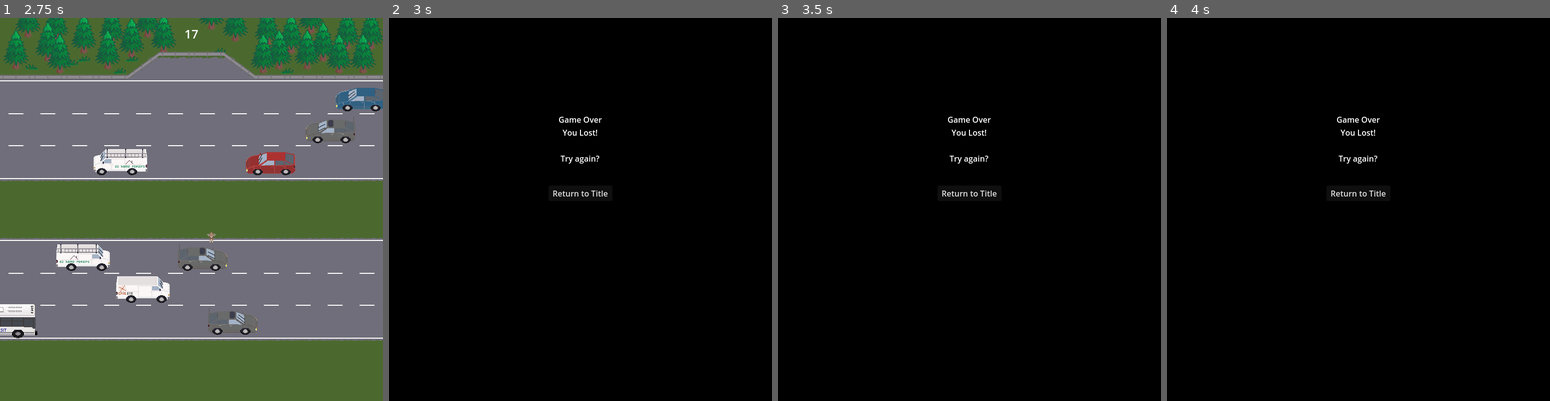
Above: before the commit, frames 1-4 (left to right).
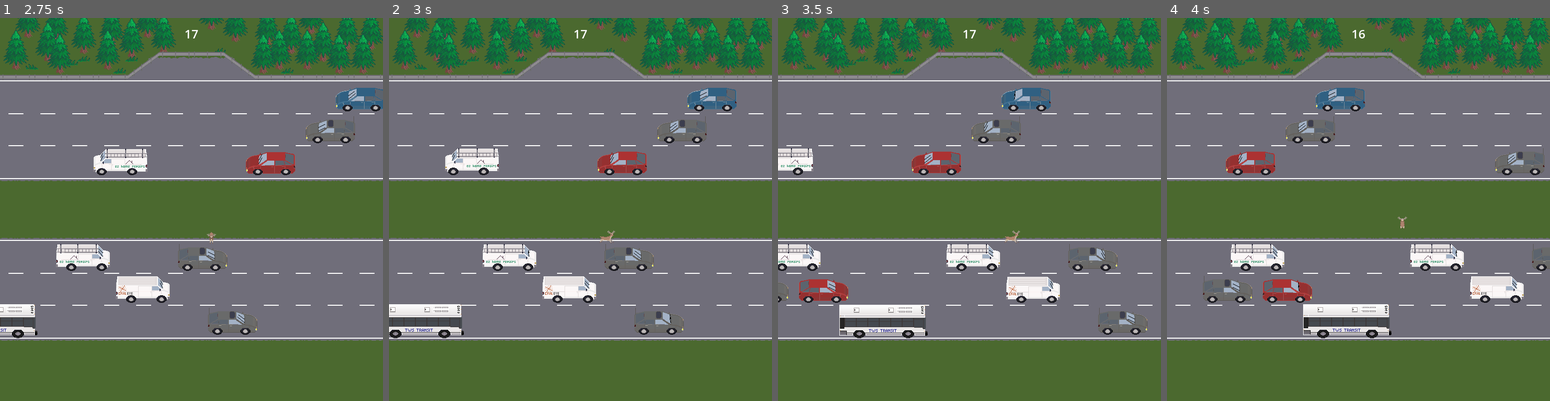
Above: after the commit, the same moments.

Repository: Pedro-T/deer-in-the-headlights
Game: Godot game, scene res://Main.tscn
Same seed, same stepped clock (60 frames per second), same inputs: the game is played once before the commit and once after it.
Inputs:
- Up to frame 1 (2.75 s): click "Start Game" at 0.5 s; hold D (move_right) 1.28-2.03 s; hold S (move_down) from 2.03 s (still down)
- Up to frame 2 (3 s): release S (move_down) at 2.78 s; hold D (move_right) from 2.78 s (still down)
- Up to frame 3 (3.5 s): keep holding D (move_right)
- Up to frame 4 (4 s): release D (move_right) at 3.53 s; hold W (move_up) from 3.53 s (still down)

Frame 1 is identical in both runs. In frame 2, 100% of the frame differs, in the area x 0-100%, y 0-100%; in frame 3, 100%; in frame 4, 100%.

Commit message:
add hitbox heights to each remaining vehicle

Diff:
--- a/deer-in-the-headlights/vehicle/animations/car_hatch_blue.tres
+++ b/deer-in-the-headlights/vehicle/animations/car_hatch_blue.tres
@@ -51,3 +51,4 @@
 "name": &"L_rain",
 "speed": 6.0
 }]
+metadata/hitbox_height = 40.0
--- a/deer-in-the-headlights/vehicle/animations/car_hatch_gray.tres
+++ b/deer-in-the-headlights/vehicle/animations/car_hatch_gray.tres
@@ -51,3 +51,4 @@
 "name": &"L_rain",
 "speed": 6.0
 }]
+metadata/hitbox_height = 40.0
--- a/deer-in-the-headlights/vehicle/animations/car_hatch_red.tres
+++ b/deer-in-the-headlights/vehicle/animations/car_hatch_red.tres
@@ -51,3 +51,4 @@
 "name": &"L_rain",
 "speed": 6.0
 }]
+metadata/hitbox_height = 40.0
--- a/deer-in-the-headlights/vehicle/animations/van_ce.tres
+++ b/deer-in-the-headlights/vehicle/animations/van_ce.tres
@@ -99,3 +99,4 @@
 "name": &"R_rain",
 "speed": 6.0
 }]
+metadata/hitbox_height = 40.0
--- a/deer-in-the-headlights/vehicle/animations/van_hr.tres
+++ b/deer-in-the-headlights/vehicle/animations/van_hr.tres
@@ -99,3 +99,4 @@
 "name": &"R_rain",
 "speed": 6.0
 }]
+metadata/hitbox_height = 40.0
